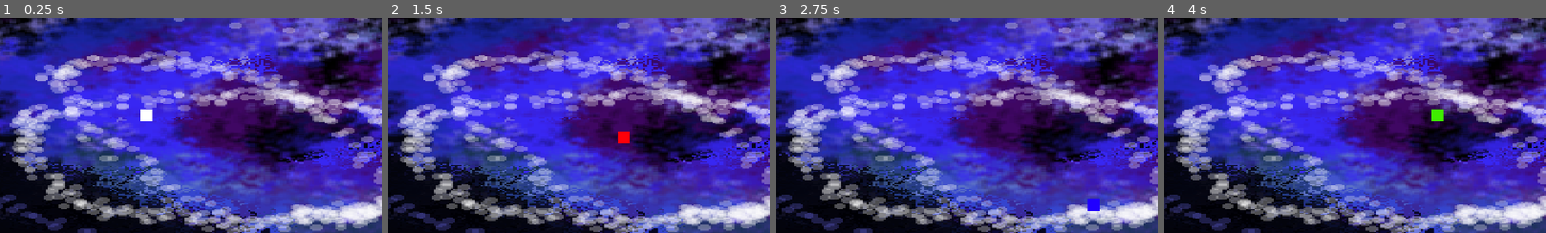
Above: before the commit, frames 1-4 (left to right).
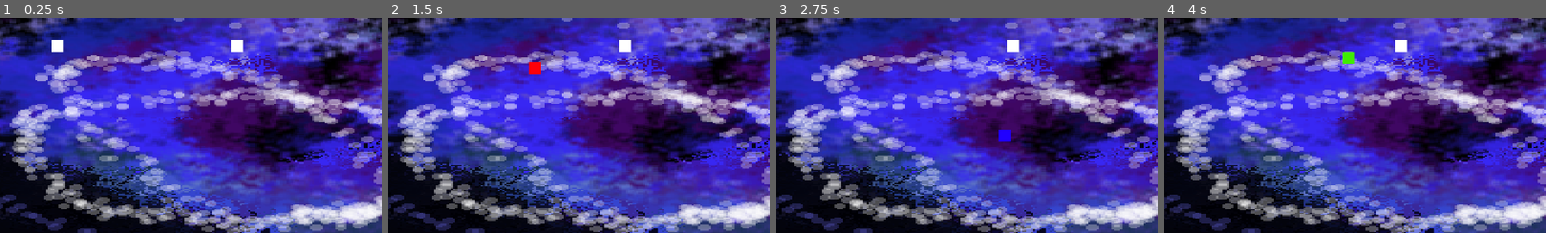
Above: after the commit, the same moments.

Repository: Lacottick/CtrlLacoJAM
Game: Godot game, scene res://scenes/levels/test_level.tscn
Same seed, same stepped clock (60 frames per second), same inputs: the game is played once before the commit and once after it. The project has no main scene, so this scene is started directly.
Inputs:
- Up to frame 1 (0.25 s): no input
- Up to frame 2 (1.5 s): tap Enter at 0.5 s; hold D (right) 0.53-1.28 s; tap F (attack, bound only after the commit) at 0.6 s; tap Space at 1.25 s; hold S (down) from 1.28 s (still down); tap E (interact) at 1.35 s
- Up to frame 3 (2.75 s): tap F (attack, bound only after the commit) at 1.55, 2.1 s; release S (down) at 2.03 s; hold D (right) from 2.03 s (still down)
- Up to frame 4 (4 s): release D (right) at 2.78 s; hold W (up) 2.78-3.53 s; tap F (attack, bound only after the commit) at 2.85, 3.8 s; hold A (left) from 3.53 s (still down); tap E (interact) at 3.6 s
The pictures show only the part of the screen within x 13-63%, y 29-79%; the shares and areas given below are measured in that part.

The runs differ from the first frame. In frame 1, 0.6% of the frame differs, in the area x 13-64%, y 10-48%; in frame 2, 0.5%; in frame 3, 0.6%; in frame 4, 0.6%.

Commit message:
Controle de Status e morte implementada(com erros)

Diff:
--- a/actors/player.tscn
+++ b/actors/player/player.tscn
@@ -1,6 +1,6 @@
 [gd_scene format=3 uid="uid://st4h1i4ffas4"]
 
-[ext_resource type="Script" uid="uid://dw1qurim6po7r" path="res://actors/player.gd" id="1_niuxy"]
+[ext_resource type="Script" uid="uid://dw1qurim6po7r" path="res://actors/player/player.gd" id="1_niuxy"]
 [ext_resource type="Script" uid="uid://dc4ufxni2j3t3" path="res://controllers/movement_controller.gd" id="2_esgq3"]
 [ext_resource type="Script" uid="uid://bpo0oc0hptwk5" path="res://controllers/input_controller.gd" id="3_kjkj0"]
 [ext_resource type="Script" uid="uid://bam6m8wlayrl" path="res://controllers/animation_controller.gd" id="4_tue77"]
@@ -23,6 +23,37 @@
 "transitions": PackedFloat32Array(1),
 "update": 0,
 "values": [Color(1, 1, 1, 1)]
+}
+
+[sub_resource type="Animation" id="Animation_33vod"]
+resource_name = "base_attack"
+tracks/0/type = "value"
+tracks/0/imported = false
+tracks/0/enabled = true
+tracks/0/path = NodePath("Sprite2D:modulate")
+tracks/0/interp = 1
+tracks/0/loop_wrap = true
+tracks/0/keys = {
+"times": PackedFloat32Array(0),
+"transitions": PackedFloat32Array(1),
+"update": 0,
+"values": [Color(0.4435493, 0, 0.009056306, 1)]
+}
+
+[sub_resource type="Animation" id="Animation_er1rk"]
+resource_name = "dead"
+length = 2.0
+tracks/0/type = "value"
+tracks/0/imported = false
+tracks/0/enabled = true
+tracks/0/path = NodePath("Sprite2D:modulate")
+tracks/0/interp = 1
+tracks/0/loop_wrap = true
+tracks/0/keys = {
+"times": PackedFloat32Array(0, 0.4, 0.8, 1.2, 1.6),
+"transitions": PackedFloat32Array(1, 1, 1, 1, 1),
+"update": 0,
+"values": [Color(1, 0, 0.03529412, 1), Color(0.24705882, 0.9254902, 0, 1), Color(1, 1, 0.023529412, 1), Color(0.1254902, 0, 1, 1), Color(0.09338569, 0.10454955, 0.10901394, 1)]
 }
 
 [sub_resource type="Animation" id="Animation_mvpqy"]
@@ -108,6 +139,8 @@
 [sub_resource type="AnimationLibrary" id="AnimationLibrary_33vod"]
 _data = {
 &"RESET": SubResource("Animation_niuxy"),
+&"base_attack": SubResource("Animation_33vod"),
+&"dead": SubResource("Animation_er1rk"),
 &"down": SubResource("Animation_mvpqy"),
 &"idle": SubResource("Animation_1yqc4"),
 &"left": SubResource("Animation_esgq3"),
--- /dev/null
+++ b/actors/test_damage_block.gd
@@ -0,0 +1,19 @@
+extends CharacterBody2D
+
+@export var damage_amount: float = 10.0
+
+@onready var animation_player: AnimationPlayer = $AnimationPlayer
+@onready var attack_timer: Timer = $AttackTimer
+
+func _physics_process(_delta: float) -> void:
+	if animation_player.animation_finished:
+		attack_timer.start()
+
+func _on_attack_area_body_entered(body: Node2D) -> void:
+	if body is CharacterBody2D:
+		var target_id = body.get_instance_id()
+		CharacterEventBus.take_damage.emit(target_id, damage_amount)
+		print("Enviando ", damage_amount, " de dano para o ID: ", target_id)
+
+func _on_attack_timer_timeout() -> void:
+	animation_player.play("attack")
--- /dev/null
+++ b/actors/test_damage_block.tscn
@@ -0,0 +1,99 @@
+[gd_scene format=3 uid="uid://dvwk1caprls4l"]
+
+[ext_resource type="Script" uid="uid://c5h8te2ks4f8v" path="res://actors/test_damage_block.gd" id="1_lbkhi"]
+
+[sub_resource type="CircleShape2D" id="CircleShape2D_uqmad"]
+radius = 20.024984
+
+[sub_resource type="CanvasTexture" id="CanvasTexture_lbkhi"]
+
+[sub_resource type="RectangleShape2D" id="RectangleShape2D_qp3hu"]
+
+[sub_resource type="Animation" id="Animation_2vewn"]
+length = 0.001
+tracks/0/type = "value"
+tracks/0/imported = false
+tracks/0/enabled = true
+tracks/0/path = NodePath("Sprite2D:modulate")
+tracks/0/interp = 1
+tracks/0/loop_wrap = true
+tracks/0/keys = {
+"times": PackedFloat32Array(0),
+"transitions": PackedFloat32Array(1),
+"update": 0,
+"values": [Color(1, 1, 1, 1)]
+}
+tracks/1/type = "value"
+tracks/1/imported = false
+tracks/1/enabled = true
+tracks/1/path = NodePath("AttackArea/CollisionShape2D:disabled")
+tracks/1/interp = 1
+tracks/1/loop_wrap = true
+tracks/1/keys = {
+"times": PackedFloat32Array(0),
+"transitions": PackedFloat32Array(1),
+"update": 1,
+"values": [false]
+}
+
+[sub_resource type="Animation" id="Animation_03o35"]
+resource_name = "attack"
+length = 1.5
+tracks/0/type = "value"
+tracks/0/imported = false
+tracks/0/enabled = true
+tracks/0/path = NodePath("Sprite2D:modulate")
+tracks/0/interp = 1
+tracks/0/loop_wrap = true
+tracks/0/keys = {
+"times": PackedFloat32Array(0, 0.4, 1.4333333),
+"transitions": PackedFloat32Array(1, 1, 1),
+"update": 0,
+"values": [Color(1, 1, 1, 1), Color(1, 0, 1, 1), Color(1, 1, 1, 1)]
+}
+tracks/1/type = "value"
+tracks/1/imported = false
+tracks/1/enabled = true
+tracks/1/path = NodePath("AttackArea/CollisionShape2D:disabled")
+tracks/1/interp = 1
+tracks/1/loop_wrap = true
+tracks/1/keys = {
+"times": PackedFloat32Array(0, 0.4, 1.4),
+"transitions": PackedFloat32Array(1, 1, 1),
+"update": 1,
+"values": [true, false, true]
+}
+
+[sub_resource type="AnimationLibrary" id="AnimationLibrary_gxyjg"]
+_data = {
+&"RESET": SubResource("Animation_2vewn"),
+&"attack": SubResource("Animation_03o35")
+}
+
+[node name="TestDamageBlock" type="CharacterBody2D" unique_id=1893614590]
+script = ExtResource("1_lbkhi")
+
+[node name="AttackArea" type="Area2D" parent="." unique_id=369314952]
+
+[node name="CollisionShape2D" type="CollisionShape2D" parent="AttackArea" unique_id=1376933616]
+shape = SubResource("CircleShape2D_uqmad")
+
+[node name="Sprite2D" type="Sprite2D" parent="." unique_id=1874534662]
+position = Vector2(0, 2.3841858e-07)
+scale = Vector2(20, 20)
+texture = SubResource("CanvasTexture_lbkhi")
+
+[node name="CollisionShape2D" type="CollisionShape2D" parent="." unique_id=776952994]
+shape = SubResource("RectangleShape2D_qp3hu")
+
+[node name="AnimationPlayer" type="AnimationPlayer" parent="." unique_id=13040779]
+libraries/ = SubResource("AnimationLibrary_gxyjg")
+
+[node name="AttackTimer" type="Timer" parent="." unique_id=1571851375]
+wait_time = 1.5
+one_shot = true
+autostart = true
+
+[connection signal="body_entered" from="AttackArea" to="." method="_on_attack_area_body_entered"]
+[connection signal="body_exited" from="AttackArea" to="." method="_on_attack_area_body_exited"]
+[connection signal="timeout" from="AttackTimer" to="." method="_on_attack_timer_timeout"]
--- a/controllers/animation_controller.gd
+++ b/controllers/animation_controller.gd
@@ -1,13 +1,18 @@
 class_name AnimationController extends Node
 
 @export var animation_player_path: NodePath
+
+var character_id: int
+var is_dead: bool = false
 var animation_player: AnimationPlayer
 
 func _ready() -> void:
+	character_id = get_parent().get_instance_id()
 	if animation_player_path:
 		animation_player = get_node(animation_player_path)
 	else:
 		animation_player = get_parent().get_node_or_null("AnimationPlayer")
+	CharacterEventBus.character_dead.connect(death_animation)
 
 func update_animation(direction: Vector2) -> void:
 	if !animation_player: return
@@ -26,3 +31,9 @@
 				animation_player.play("down")
 			else:
 				animation_player.play("up")
+
+func death_animation(target_id: int) -> void:
+	if target_id == character_id:
+		is_dead = true
+		if animation_player.has_animation("dead"):
+			animation_player.play("dead")
--- a/controllers/character_event_bus.gd
+++ b/controllers/character_event_bus.gd
@@ -2,3 +2,10 @@
 
 signal health_update
 signal max_health_update
+
+signal take_damage(target_id: int, amount: float)
+signal character_dead
+
+signal move_requested(entity_id: int, direction: Vector2)
+# signal attack_requested(entity_id: int)
+# signal health_changed(entity_id: int, current_health: float)
--- a/controllers/input_controller.gd
+++ b/controllers/input_controller.gd
@@ -3,7 +3,16 @@
 signal direction_changed(direction: Vector2)
 signal action_performed(action_name: String)
 
+var is_locked: bool = false
+
+func _ready() -> void:
+	CharacterEventBus.character_dead.connect(input_lock)
+
 func _process(_delta: float) -> void:
+	if is_locked:
+		direction_changed.emit(Vector2.ZERO)
+		return
+
 	var input_dir = Vector2.ZERO
 	input_dir.x = Input.get_axis("left", "right")
 	input_dir.y = Input.get_axis("up", "down")
@@ -15,3 +24,6 @@
 
 	if Input.is_action_just_pressed("attack"):
 		action_performed.emit("attack")
+
+func input_lock() -> void:
+	is_locked = true
--- a/controllers/stats_controller.gd
+++ b/controllers/stats_controller.gd
@@ -1,26 +1,27 @@
 class_name StatsController extends Node
-
-signal dead
-signal health_changed(current: float, max_f: float)
 
 @export var max_health: float = 20.0
 @export var base_damage: float = 5.0
+
+var character_id: int
 var current_health: float
 
 func _ready() -> void:
 	current_health = max_health
+	character_id = get_parent().get_instance_id()
+	CharacterEventBus.take_damage.connect(take_damage)
 
-func take_damage(amount: float) -> void:
+func take_damage(target_id: int, amount: float) -> void:
+	if target_id == character_id:
+		change_health(amount)
+
+func change_health(amount: float) -> void:
 	current_health -= amount
-	health_changed.emit(current_health, max_health)
-
-	# Exemplo de uso do EventBus para notificar o sistema global (UI, etc)
-	if Engine.has_singleton("EventBus"):
-		get_node("/root/EventBus").health_changed.emit(get_parent().get_instance_id(), current_health)
+	CharacterEventBus.health_update.emit(current_health)
+	print(get_parent().name, " recebeu dano! Vida atual: ", current_health)
 
 	if current_health <= 0:
 		die()
 
 func die() -> void:
-	dead.emit()
-	get_parent().queue_free()
+	CharacterEventBus.character_dead.emit()
--- a/project.godot
+++ b/project.godot
@@ -54,6 +54,11 @@
 "events": [Object(InputEventKey,"resource_local_to_scene":false,"resource_name":"","device":-1,"window_id":0,"alt_press …(192 unchanged characters)…
 ]
 }
+attack={
+"deadzone": 0.2,
+"events": [Object(InputEventKey,"resource_local_to_scene":false,"resource_name":"","device":-1,"window_id":0,"alt_pressed":false,"shift_pressed":false,"ctrl_pressed":false,"meta_pressed":false,"pressed":false,"keycode":0,"physical_keycode":70,"key_label":0,"unicode":102,"location":0,"echo":false,"script":null)
+]
+}
 
 [physics]
 
--- a/scenes/levels/second_level.tscn
+++ b/scenes/levels/second_level.tscn
@@ -1,6 +1,6 @@
 [gd_scene format=3 uid="uid://cj3573nfgkl7k"]
 
-[ext_resource type="PackedScene" uid="uid://st4h1i4ffas4" path="res://actors/player.tscn" id="1_xxvh4"]
+[ext_resource type="PackedScene" uid="uid://st4h1i4ffas4" path="res://actors/player/player.tscn" id="1_xxvh4"]
 
 [sub_resource type="CanvasTexture" id="CanvasTexture_r8pi6"]
 
@@ -14,3 +14,4 @@
 
 [node name="CharacterBody2D" parent="." unique_id=1540911931 instance=ExtResource("1_xxvh4")]
 position = Vector2(24, 315)
+script = null
--- a/scenes/levels/test_level.tscn
+++ b/scenes/levels/test_level.tscn
@@ -1,7 +1,8 @@
 [gd_scene format=3 uid="uid://d0wf4frm3oedt"]
 
 [ext_resource type="Texture2D" uid="uid://chxq6kg1aslkb" path="res://assets/Space_background.png" id="1_alwyk"]
-[ext_resource type="PackedScene" uid="uid://st4h1i4ffas4" path="res://actors/player.tscn" id="2_62xr1"]
+[ext_resource type="PackedScene" uid="uid://dvwk1caprls4l" path="res://actors/test_damage_block.tscn" id="1_v45ci"]
+[ext_resource type="PackedScene" uid="uid://st4h1i4ffas4" path="res://actors/player/player.tscn" id="3_fr1um"]
 [ext_resource type="PackedScene" uid="uid://br50at6rbv0ou" path="res://scenes/level_door/door.tscn" id="3_vxsof"]
 
 [node name="TestLevel" type="Node2D" unique_id=770727597]
@@ -12,8 +13,11 @@
 scale = Vector2(3.5694442, 1.9999999)
 texture = ExtResource("1_alwyk")
 
-[node name="CharacterBody2D" parent="." unique_id=1540911931 instance=ExtResource("2_62xr1")]
-position = Vector2(410, 371)
+[node name="TestDamageBlock" parent="." unique_id=1893614590 instance=ExtResource("1_v45ci")]
+position = Vector2(562, 255)
 
 [node name="Door" parent="." unique_id=73564260 instance=ExtResource("3_vxsof")]
 position = Vector2(91, 18)
+
+[node name="BaseCharacter" parent="." unique_id=1540911931 instance=ExtResource("3_fr1um")]
+position = Vector2(261, 255)
Renamed: actors/player.gd -> actors/player/player.gd
Renamed: actors/player.gd.uid -> actors/player/player.gd.uid
Not shown, added: actors/test_damage_block.gd.uid
